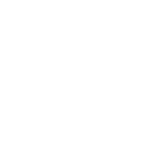
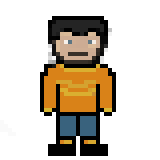
Layer changes from the first (160, 160) image to the second:
showed "Front-Idle-1" over [left=0, top=16, right=116, bottom=156]
